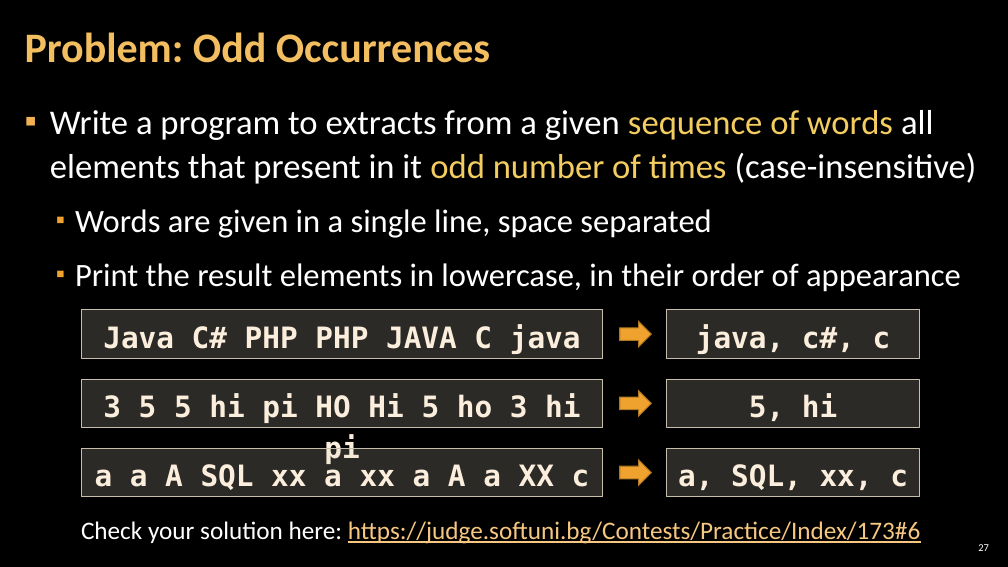
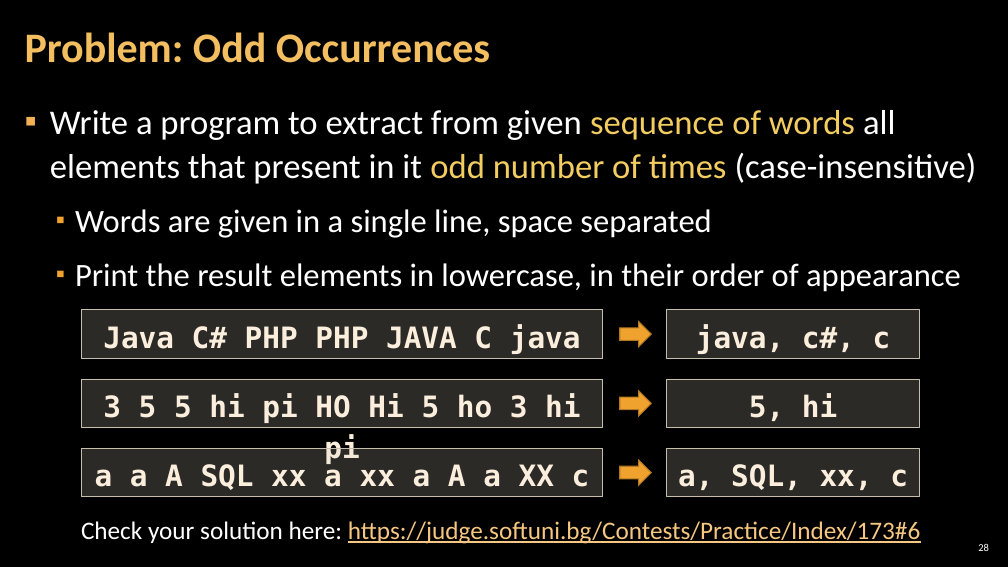
Before and after one commit to RevoRBE/Programming-Fundamentals, a slide deck: slide 28 of 00 Resources/05. Programming-Fundamentals-Strings-Dictionaries-Lambda-and-LINQ.pptx (slide 27 before the commit). Drawn at 1008x567 pixels with LibreOffice and Linux fonts; fonts in the diff are those of the drawing; background and template pictures are left out. Boxes give left, top, right and bottom in pixels: in the first picture for what was removed or moved away, otherwise in the second. Text is boxed around its words. In the diff, an @@ line names an element or a change of style, - is before the commit and + after.

Commit message:
Programming Fundamentals

```diff
--- a/00 Resources/05. Programming-Fundamentals-Strings-Dictionaries-Lambda-and-LINQ.pptx
+++ b/00 Resources/05. Programming-Fundamentals-Strings-Dictionaries-Lambda-and-LINQ.pptx
@@ text at (x1=50, y1=110, x2=977, y2=184): text changed @@
-▪ Write a program to extracts from a given sequence of words all elements that present in it odd number of times (case-insensitive)
+▪ Write a program to extract from given sequence of words all elements that present in it odd number of times (case-insensitive)
@@ page number at (x1=978, y1=544, x2=989, y2=551): text changed @@
-27
+28
```
Also in this commit, not shown: 18 other slides changed, 1 slide added, 7 other files.
